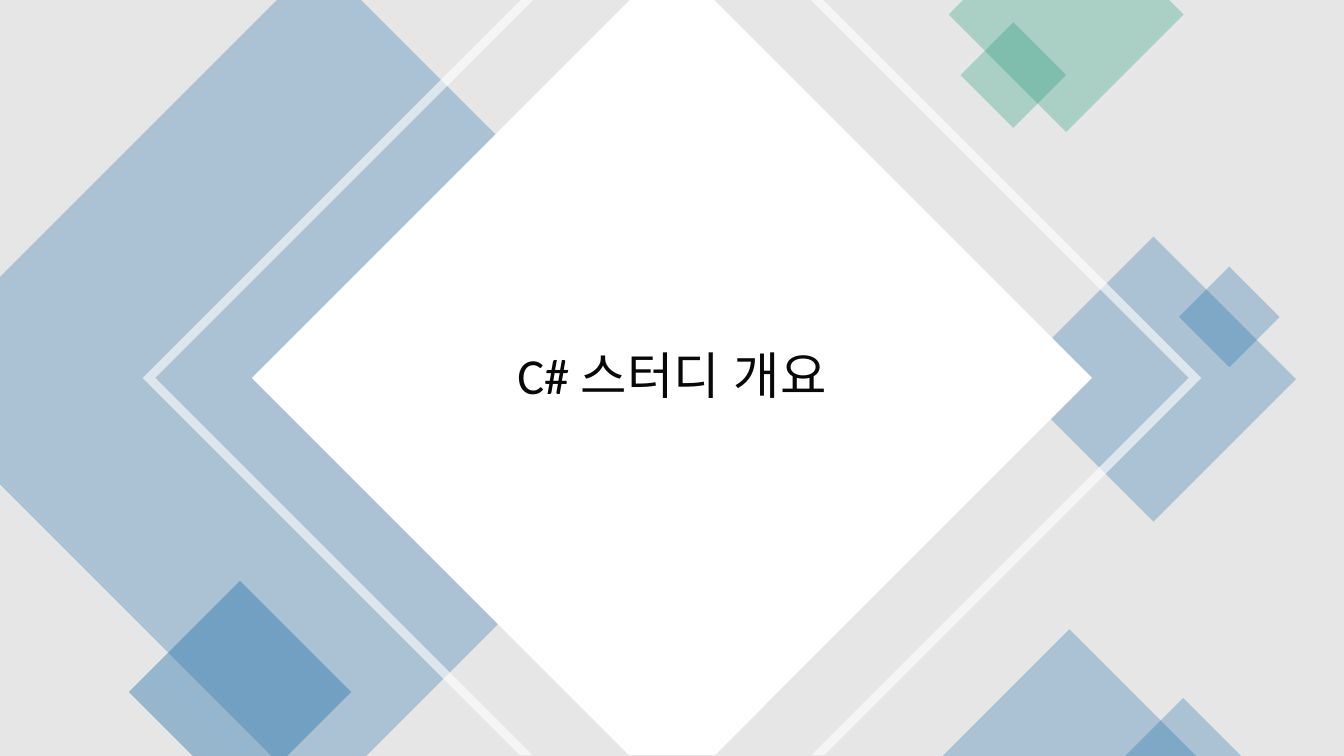
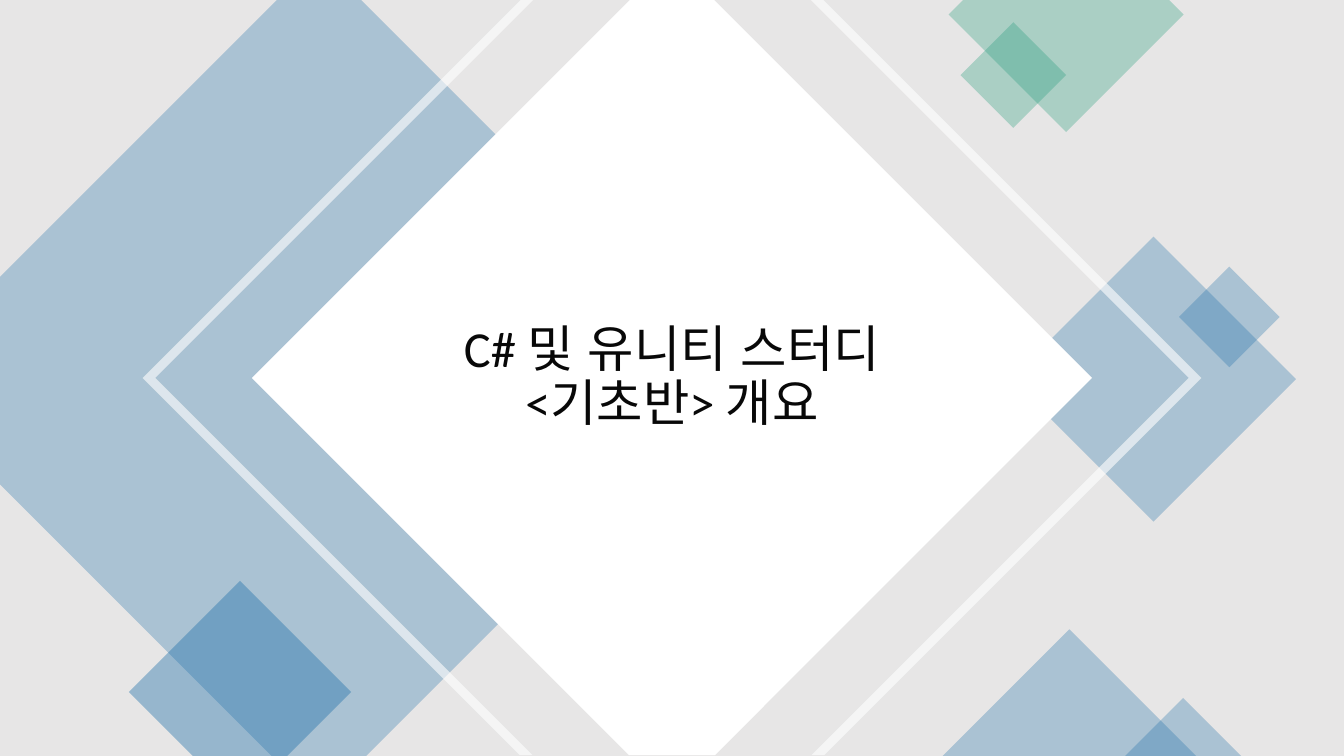
Before and after one commit to kjh99660/Study_powerpoint, a slide deck: slide 1 of c# 및 유니티 스터디 기초반_스터디개요.pptx. Drawn at 1344x756 pixels with LibreOffice and Linux fonts; fonts in the diff are those of the drawing. Boxes give left, top, right and bottom in pixels: in the first picture for what was removed or moved away, otherwise in the second. Text is boxed around its words. In the diff, an @@ line names an element or a change of style, - is before the commit and + after.

Commit message:
스터디 개요 완성 1주차 수업 내용 텍스트 파일 업로드

```diff
--- a/c# 및 유니티 스터디 기초반_스터디개요.pptx
+++ b/c# 및 유니티 스터디 기초반_스터디개요.pptx
@@ title at box(464, 325, 880, 425): text changed @@
-C# 스터디 개요
+C# 및 유니티 스터디
+<기초반> 개요
```
Also in this commit, not shown: 5 other slides changed, 2 other files.
